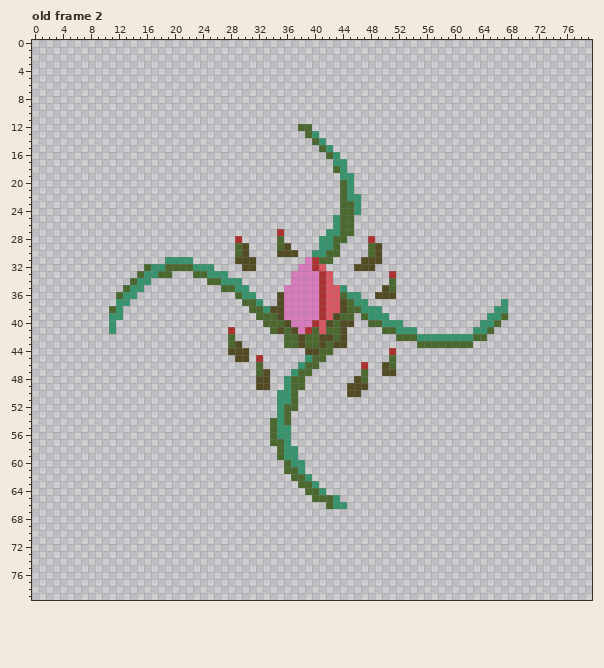
Pixel-art file, stored at RBGNature/Assets/Sprites/enemy/cross flower - corrupt.aseprite. The picture above is the old version.
80x80 pixels, 6 frames. Shown: old frame 2. The commit also changed other frames, which this record leaves out.
After the commit:
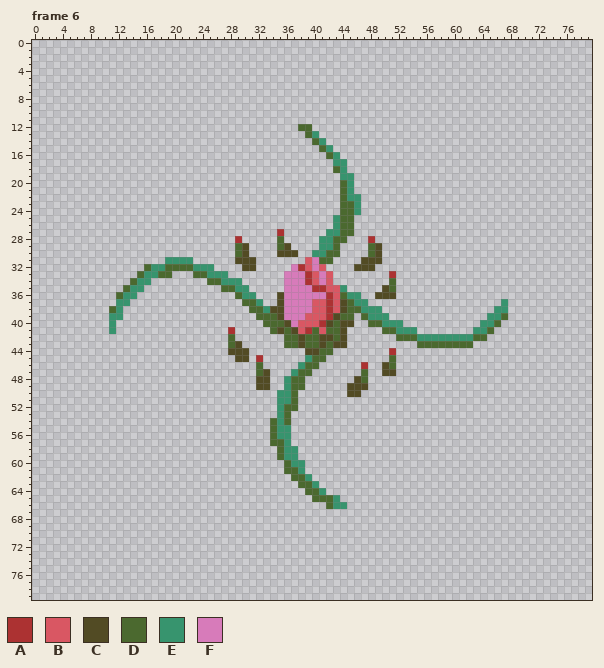
Palette (. is transparent): A #ac3232  B #d95763  C #524b24  D #4b692f  E #37946e  F #d77bba
The edit:
frames 6 -> 13
Changed rows in their new state; - is an unchanged pixel.
Frame 6 against old frame 2, layer "bulb":
first column x 36:
31 ---BF--
32 -FABF--
33 F--ABF-
34 F--ABF-
35 ----A--
36 -----FA
37 ----BBA
38 ----BBA
39 ---BBBA
40 --BBBA-
41 --B----
Changed places in both pictures, as pixel boxes (x1, y1, x2, y2):
changed: (284, 257, 333, 334)
